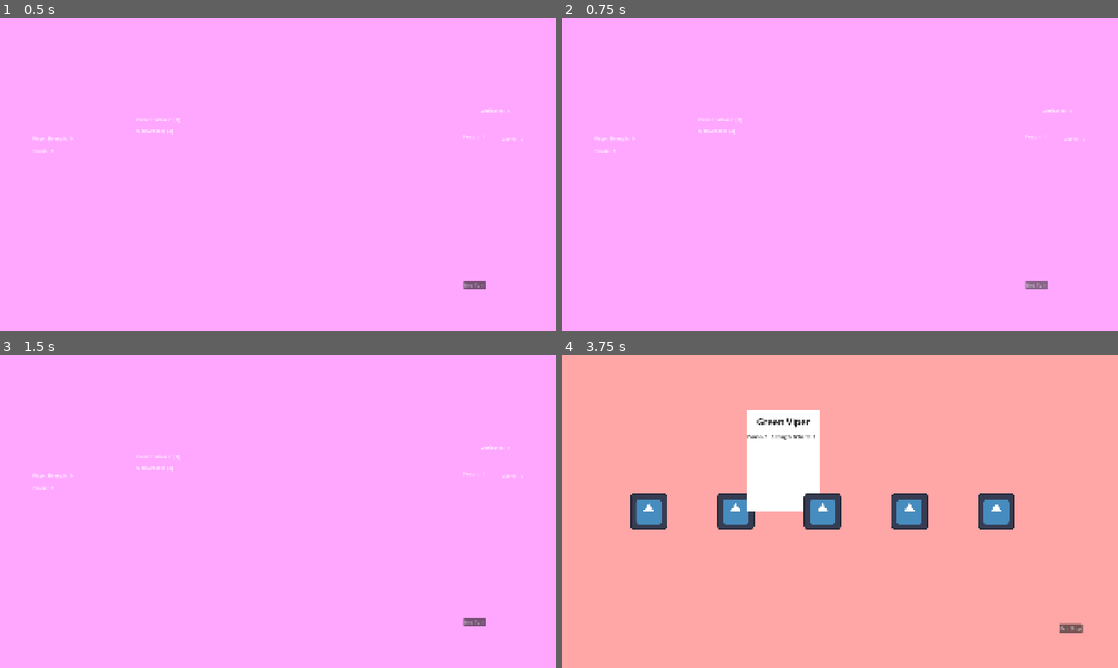
Above: before the commit, frames 1-4 (two rows, left to right).
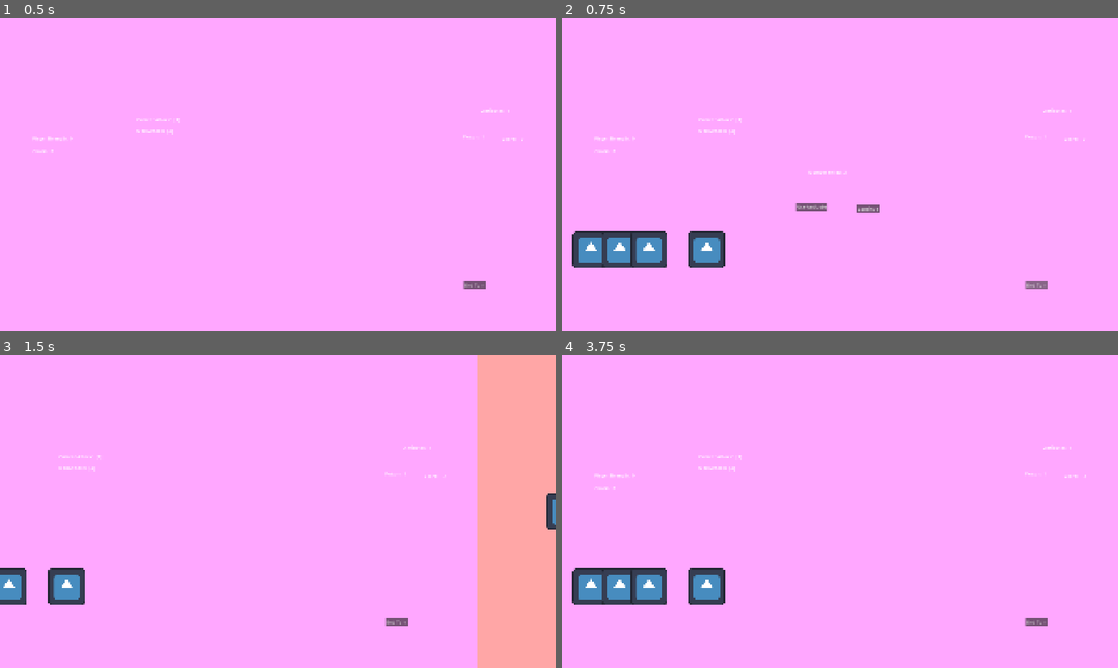
Above: after the commit, the same moments.

Repository: Novali91/Snakeeyes
Game: Godot game, scene res://01_Managers/01_StateManager/top_state_machine.tscn
Same seed, same stepped clock (60 frames per second), same inputs: the game is played once before the commit and once after it. The engine's default icon, where the game draws it, is replaced by a stand-in: a white triangle on a blue panel in a dark square.
Inputs (mouse positions are in pixels of both pictures, inside the frame that each line leads up to):
- Up to frame 1 (0.5 s): no input
- Up to frame 2 (0.75 s): click "End Turn" at 0.5 s
- Up to frame 3 (1.5 s): click (305, 545) at 1.25 s, where only the run after the commit has a clickable "Continue"
- Up to frame 4 (3.75 s): move the mouse to (962, 495) at 2.02 s; hold Right (right) 2.03-2.78 s; click (962, 495) at 2.17 s; move the mouse to (662, 511) at 2.77 s; hold Left (left) 2.78-3.53 s; click (662, 511) at 2.92 s; move the mouse to (734, 511) at 3.52 s; hold Right (right) from 3.53 s (still down); click (734, 511) at 3.67 s

Frame 1 is identical in both runs. In frame 2, 3.1% of the frame differs, in the area x 1-58%, y 48-80%; in frame 3, 16%; in frame 4, 100%, in the area x 0-100%, y 0-100%.
Error before the commit: Invalid access to property or key 'drink_clicked' on a base object of type 'null instance'. (res://01_Managers/01_StateManager/01_States/02_Play/play_state.gd:…

Commit message:
Fixed FATAL bug

Diff:
--- a/01_Managers/01_StateManager/top_state_machine.tscn
+++ b/01_Managers/01_StateManager/top_state_machine.tscn
@@ -136,6 +136,8 @@
 unique_name_in_owner = true
 
 [node name="HandManager" parent="." unique_id=1877513829 instance=ExtResource("21_ffq48")]
+unique_name_in_owner = true
+position = Vector2(1920, 0)
 
 [node name="ShopManager" parent="." unique_id=690115681 instance=ExtResource("23_5mt65")]
 unique_name_in_owner = true
